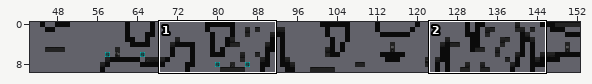
Two versions of a level (Tiled map, Levels/Level 7/Abstract Level 7.tmx). The picture above shows the old version from afar; the outline marks the close-up.
Close-up. As it was:
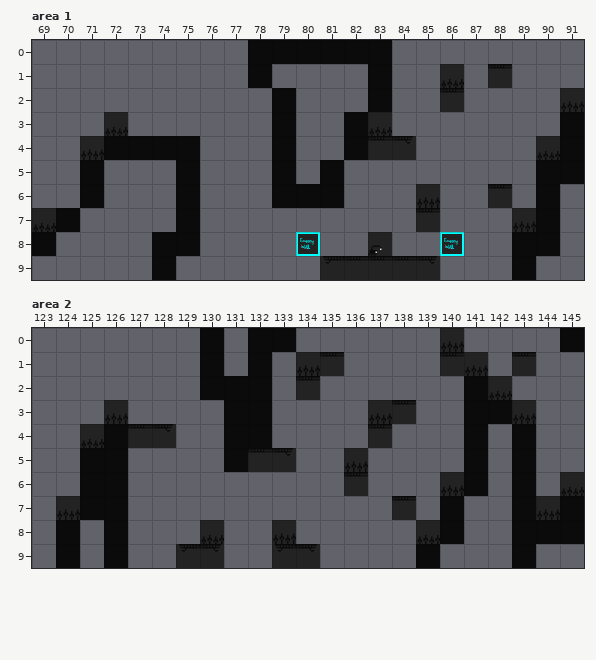
Cells are 64x64 px. Shown: area 1 x 69..91, y 0..9; area 2 x 123..145, y 0..9. The commit also changed other parts of the map, which this record leaves out.
The result:
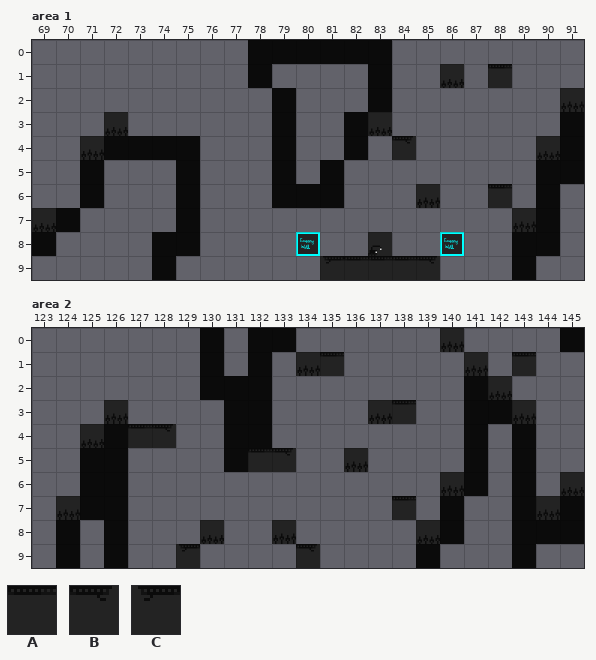
Key: from "Tileset with Background": A 60, B 72, C 73.
_ is an empty cell.
Tiles replaced or removed in this view: A, B, C.
The edit:
Changed rows in their new state; . is an unchanged cell.
Layer "Tile Layer 1", area 1:
first column x 83:
 2 ..._
 4 _...
 7 .._.
Layer "Tile Layer 1", area 2:
first column x 130:
 1 .........._
 2 ...._......
 4 ......._...
 6 ......_....
 9 _.._.......
